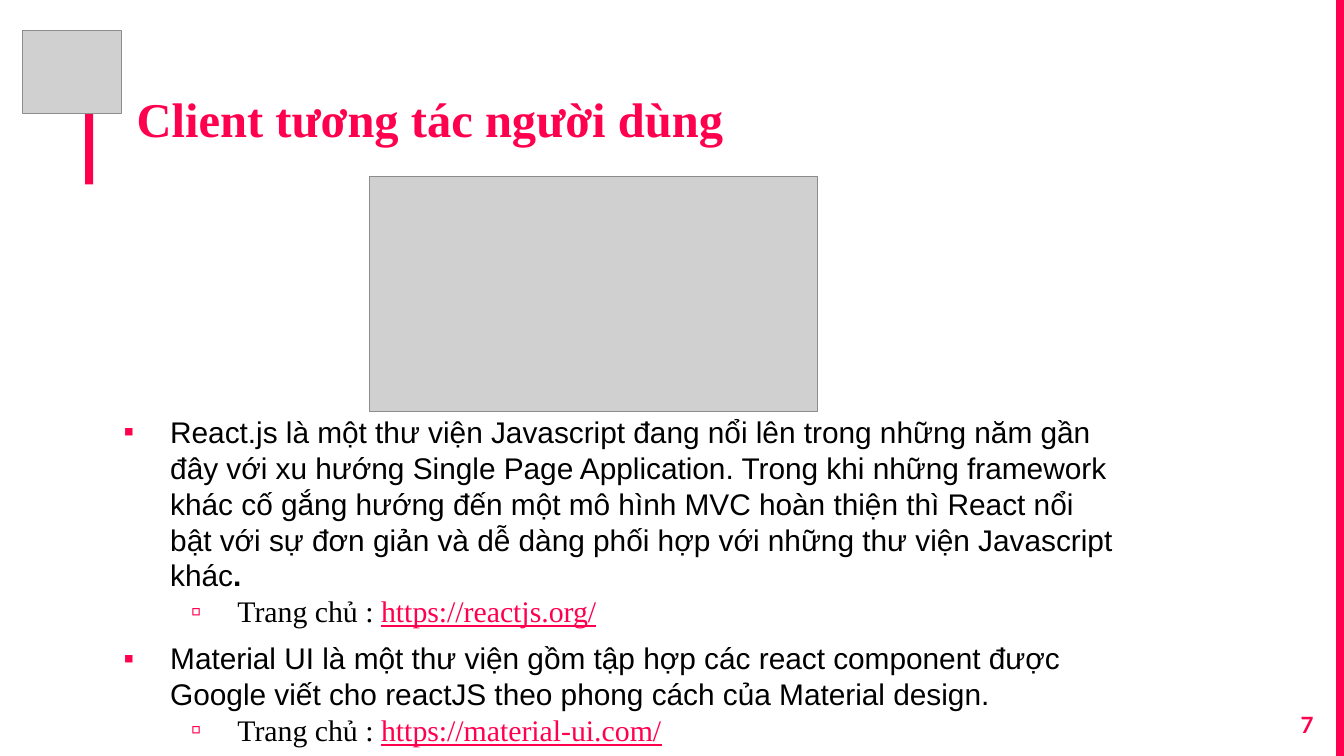
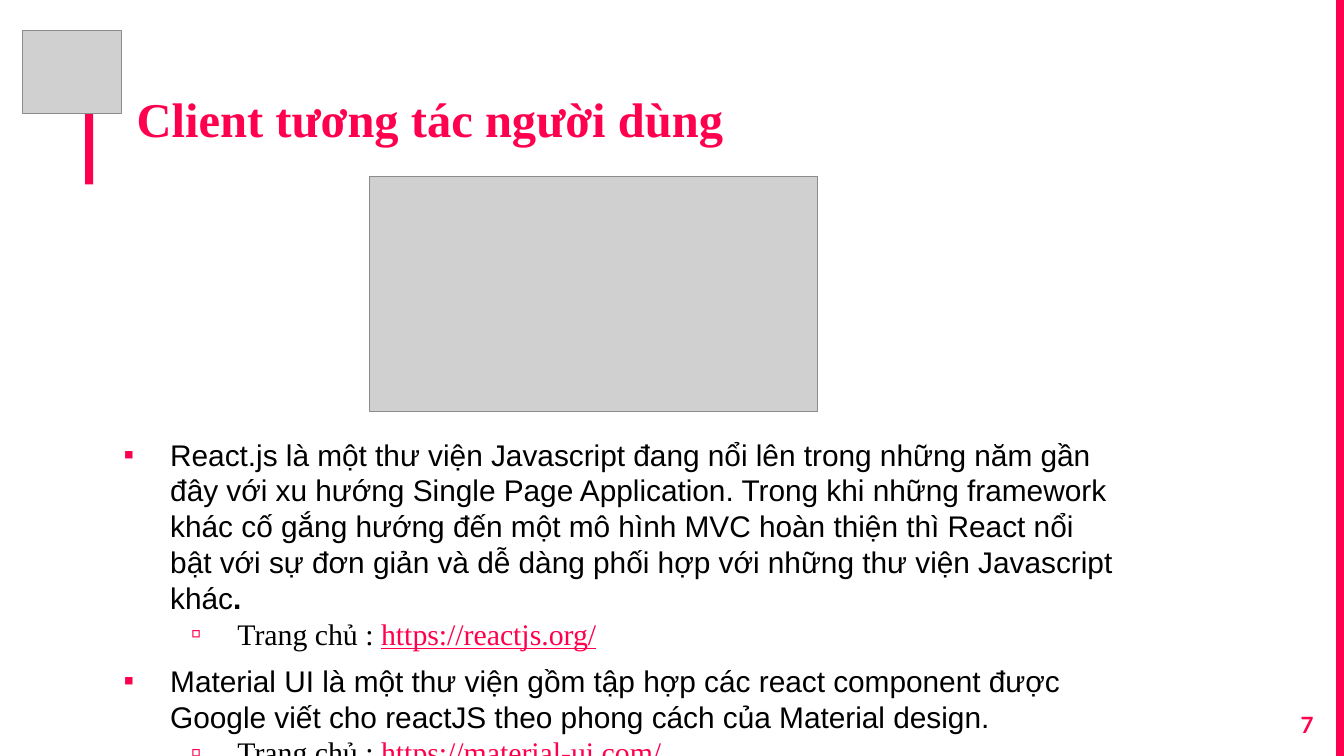
Before and after one commit to ducxd11041999/MaskDetectionV2, a slide deck: slide 7 of Presentation.pptx. Drawn at 1344x756 pixels with LibreOffice and Linux fonts; fonts in the diff are those of the drawing; grey boxes stand for pictures. Boxes give left, top, right and bottom in pixels: in the first picture for what was removed or moved away, otherwise in the second. Text is boxed around its words. In the diff, an @@ line names an element or a change of style, - is before the commit and + after.

```diff
--- a/Presentation.pptx
+++ b/Presentation.pptx
@@ text "React.js là một thư viện ..." rewrapped from (170,420,1112,747) to (170,442,1112,733) @@
```
Also in this commit, not shown: 7 other files.
